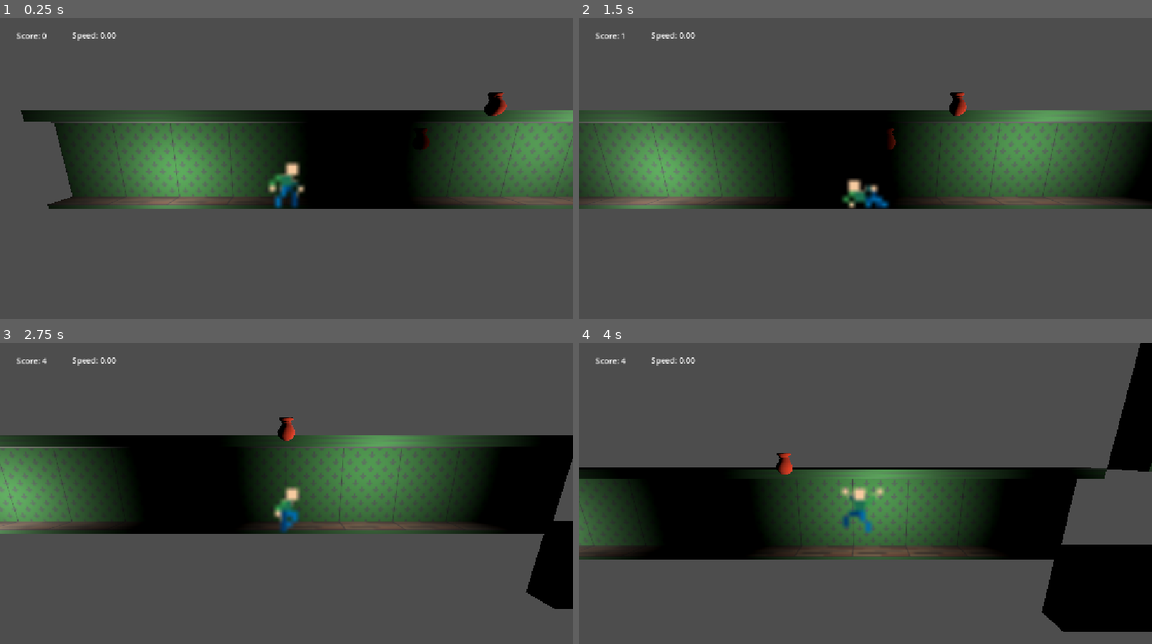
Above: before the commit, frames 1-4 (two rows, left to right).
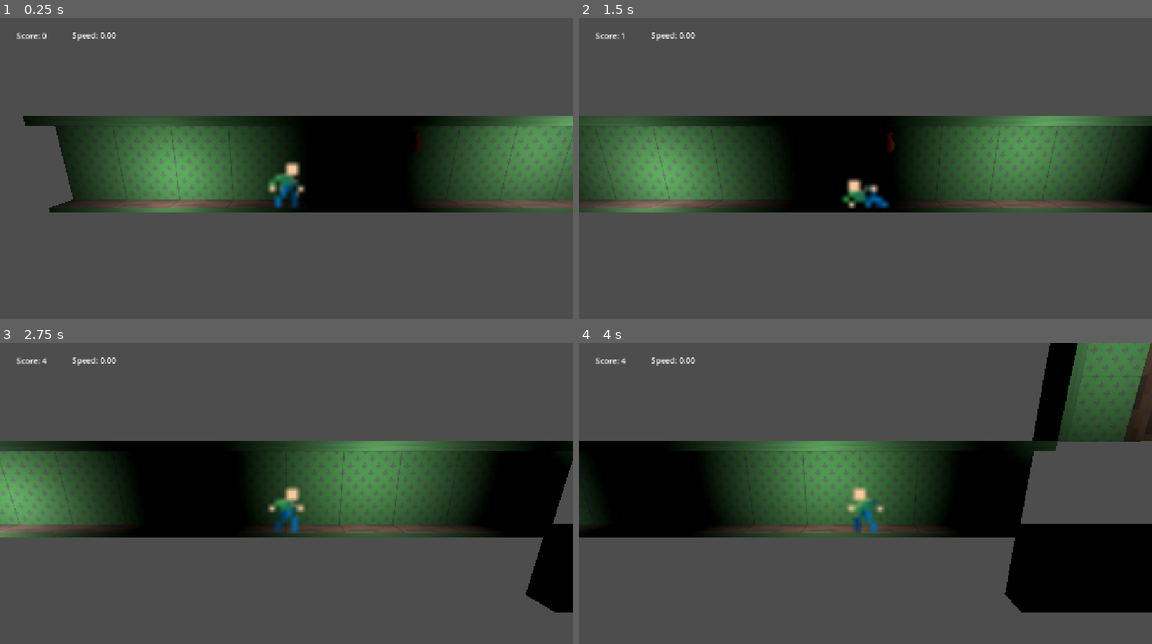
Above: after the commit, the same moments.

Repository: jinsato0422/haunted-mansion
Game: Godot game, scene res://Scenes/Game.tscn
Two runs of this game, one before a commit and one after it. Both use one fixed random seed, a clock stepped at 60 frames per second and the inputs below. Before the commit the project starts from res://Scenes/main_side.tscn.
Inputs:
- Up to frame 1 (0.25 s): no input
- Up to frame 2 (1.5 s): tap Enter at 0.5 s; hold D (move_right) 0.53-1.28 s; hold Space (jump) 0.53-1.28 s; hold S (down) from 1.28 s (still down); tap Ctrl (grab) at 1.35 s
- Up to frame 3 (2.75 s): tap Space (jump) at 1.52, 1.55, 1.82 s; release S (down) at 2.03 s; hold D (move_right) from 2.03 s (still down); hold Space (jump) from 2.03 s (still down); tap E (interact) at 2.1 s
- Up to frame 4 (4 s): release Space (jump) at 2.78 s; tap Shift (run) at 2.85 s; tap Space (jump) at 3.02, 3.05, 3.32 s; release D (move_right) at 3.53 s; hold A (move_left) from 3.53 s (still down); hold Space (jump) from 3.53 s (still down)

The runs differ from the first frame. In frame 1, 5.6% of the frame differs, in the area x 3-100%, y 24-65%; in frame 2, 6.0%; in frame 3, 5.9%; in frame 4, 35%, in the area x 0-100%, y 0-96%.

Commit message:
Made wall jumpinwork

Diff:
--- a/Assets/3D/sm_hall_8m_collider.tscn
+++ b/Assets/3D/sm_hall_8m_collider.tscn
@@ -4,7 +4,7 @@
 [ext_resource type="Material" uid="uid://bbhwlk4wp81kw" path="res://Assets/Materials/M_hall.tres" id="2_lveg6"]
 
 [sub_resource type="BoxShape3D" id="BoxShape3D_770x4"]
-size = Vector3(7.9676514, 1, 1)
+size = Vector3(7.9676514, 0.2993164, 2.6004639)
 
 [node name="SM_Hall_8M" unique_id=2042900114 instance=ExtResource("1_t662k")]
 
@@ -12,11 +12,12 @@
 material_override = ExtResource("2_lveg6")
 
 [node name="StaticBody3D" type="StaticBody3D" parent="Hall_grp/SM_Hall_8M" index="0" unique_id=204596262]
+transform = Transform3D(1, 0, 0, 0, 1, 0, 0, 0, 1, 0.0038545132, 0, -0.03435397)
 collision_layer = 3
 collision_mask = 3
 
 [node name="CollisionShape3D" type="CollisionShape3D" parent="Hall_grp/SM_Hall_8M/StaticBody3D" index="0" unique_id=1852578018]
-transform = Transform3D(1, 0, 0, 0, 0.2, 0, 0, 0, 1, 3.984314, -0.098523974, 0.33899117)
+transform = Transform3D(1, 0, 0, 0, 1, 0, 0, 0, 1, 3.984314, -0.067640185, 0.3737347)
 shape = SubResource("BoxShape3D_770x4")
 
 [node name="StaticBody3D2" type="StaticBody3D" parent="Hall_grp/SM_Hall_8M" index="1" unique_id=209104599]
@@ -26,5 +27,5 @@
 
 [node name="CollisionShape3D" type="CollisionShape3D" parent="Hall_grp/SM_Hall_8M/StaticBody3D2" index="0" unique_id=1745723831]
 process_mode = 3
-transform = Transform3D(1, 0, 0, 0, 0.2, 0, 0, 0, 1, 3.984314, -0.098523974, 0.33899117)
+transform = Transform3D(1, 0, 0, 0, 1, 0, 0, 0, 1, 3.984314, -0.17848301, 0.33899117)
 shape = SubResource("BoxShape3D_770x4")
--- /dev/null
+++ b/Scenes/Game.tscn
@@ -0,0 +1,82 @@
+[gd_scene format=3 uid="uid://u35iux1evwfo"]
+
+[ext_resource type="Script" uid="uid://cb8idit8seqwh" path="res://Scripts/main_side.gd" id="1_7lihs"]
+[ext_resource type="PackedScene" uid="uid://byl4pywlkquac" path="res://Scenes/ghost.tscn" id="2_fgofq"]
+[ext_resource type="PackedScene" uid="uid://0wdgmqfou2gp" path="res://Scenes/player.tscn" id="3_2irst"]
+[ext_resource type="PackedScene" uid="uid://bheme71kyujx6" path="res://treasure.tscn" id="4_bf53h"]
+[ext_resource type="PackedScene" uid="uid://c1hh734lrbs6f" path="res://Assets/3D/sm_hall_8m_collider.tscn" id="5_71axn"]
+[ext_resource type="PackedScene" uid="uid://cambo0qm4fntl" path="res://Scenes/light.tscn" id="6_dahhg"]
+
+[node name="Game" type="Node3D" unique_id=1572557826]
+script = ExtResource("1_7lihs")
+monster_scene = ExtResource("2_fgofq")
+
+[node name="Player" parent="." unique_id=896234555 instance=ExtResource("3_2irst")]
+transform = Transform3D(1, 0, 0, 0, 1, 0, 0, 0, 1, 0, 1.4313011, 0)
+
+[node name="OmniLight3D" type="OmniLight3D" parent="." unique_id=855183779]
+transform = Transform3D(1, 0, 0, 0, 1, 0, 0, 0, 1, 0, 5, 6)
+
+[node name="Treasure" type="Node3D" parent="." unique_id=145513409]
+transform = Transform3D(1, 0, 0, 0, 1, 0, 0, 0, 1, 0, 1.4313011, 0)
+
+[node name="Treasure" parent="Treasure" unique_id=2056213325 instance=ExtResource("4_bf53h")]
+transform = Transform3D(1, 0, 0, 0, 1, 0, 0, 0, 1, 2, -0.43130112, -0.35237122)
+
+[node name="Treasure2" parent="Treasure" unique_id=510207290 instance=ExtResource("4_bf53h")]
+transform = Transform3D(1, 0, 0, 0, 1, 0, 0, 0, 1, 4, 0.6686988, -0.35)
+treasure_type = 1
+
+[node name="Treasure3" parent="Treasure" unique_id=298225106 instance=ExtResource("4_bf53h")]
+transform = Transform3D(1, 0, 0, 0, 1, 0, 0, 0, 1, 17.312439, 7.8614044, -0.35)
+treasure_type = 2
+
+[node name="HUD" type="CanvasLayer" parent="." unique_id=361460300]
+
+[node name="ScoreLabel" type="Label" parent="HUD" unique_id=321510559]
+offset_left = 33.0
+offset_top = 24.0
+offset_right = 73.0
+offset_bottom = 47.0
+text = "Score: 0"
+
+[node name="SpeedLabel" type="Label" parent="HUD" unique_id=807278840]
+offset_left = 145.0
+offset_top = 23.0
+offset_right = 185.0
+offset_bottom = 46.0
+text = "Speed: 5"
+
+[node name="GhostSpawn" type="Marker3D" parent="." unique_id=986402798]
+transform = Transform3D(1, 0, 0, 0, 1, 0, 0, 0, 1, 7, 1, 0)
+
+[node name="SM_Hall_8M" parent="." unique_id=2042900114 instance=ExtResource("5_71axn")]
+transform = Transform3D(1, 0, 0, 0, 1, 0, 0, 0, 1, -8, 0, -1)
+
+[node name="SM_Hall_8M2" parent="." unique_id=663008911 instance=ExtResource("5_71axn")]
+transform = Transform3D(-4.371139e-08, -1, 0, 1, -4.371139e-08, 0, 0, 0, 1, 19, 3, -1)
+
+[node name="Light" parent="." unique_id=1034226516 instance=ExtResource("6_dahhg")]
+transform = Transform3D(1, 0, 0, 0, 1, 0, 0, 0, 1, 8.879162, 2.0266151, 1.4965367)
+
+[node name="SM_Hall_8M3" parent="." unique_id=1454369697 instance=ExtResource("5_71axn")]
+transform = Transform3D(1, 0, 0, 0, 1, 0, 0, 0, 1, 0, 0, -1)
+
+[node name="SM_Hall_8M4" parent="." unique_id=1617980209 instance=ExtResource("5_71axn")]
+transform = Transform3D(1, 0, 0, 0, 1, 0, 0, 0, 1, 8, 0, -1)
+
+[node name="SM_Hall_8M5" parent="." unique_id=570333797 instance=ExtResource("5_71axn")]
+transform = Transform3D(1, 0, 0, 0, 1, 0, 0, 0, 1, 16, -3, -1)
+
+[node name="Light2" parent="." unique_id=440837327 instance=ExtResource("6_dahhg")]
+transform = Transform3D(1, 0, 0, 0, 1, 0, 0, 0, 1, -4, 1, 1)
+
+[node name="Light3" parent="." unique_id=2093226375 instance=ExtResource("6_dahhg")]
+transform = Transform3D(1, 0, 0, 0, 1, 0, 0, 0, 1, 18, 6, 2)
+
+[connection signal="collected" from="Treasure/Treasure" to="." method="_on_treasure_collected"]
+[connection signal="collected" from="Treasure/Treasure2" to="." method="_on_treasure_collected"]
+[connection signal="collected" from="Treasure/Treasure3" to="." method="_on_treasure_collected"]
+
+[editable path="Treasure/Treasure2"]
+[editable path="Treasure/Treasure3"]
--- a/Scenes/main_side.tscn
+++ /dev/null
@@ -1,79 +0,0 @@
-[gd_scene format=3 uid="uid://u35iux1evwfo"]
-
-[ext_resource type="Script" uid="uid://cb8idit8seqwh" path="res://Scripts/main_side.gd" id="1_0clfa"]
-[ext_resource type="PackedScene" uid="uid://byl4pywlkquac" path="res://Scenes/ghost.tscn" id="2_ucghm"]
-[ext_resource type="PackedScene" uid="uid://0wdgmqfou2gp" path="res://Scenes/player.tscn" id="3_rltmn"]
-[ext_resource type="PackedScene" uid="uid://bheme71kyujx6" path="res://treasure.tscn" id="4_yfthy"]
-[ext_resource type="PackedScene" uid="uid://c1hh734lrbs6f" path="res://Assets/3D/sm_hall_8m_collider.tscn" id="5_ucghm"]
-[ext_resource type="PackedScene" uid="uid://cambo0qm4fntl" path="res://Scenes/light.tscn" id="7_yfthy"]
-
-[node name="MainSide" type="Node3D" unique_id=1572557826]
-script = ExtResource("1_0clfa")
-monster_scene = ExtResource("2_ucghm")
-
-[node name="Player" parent="." unique_id=896234555 instance=ExtResource("3_rltmn")]
-transform = Transform3D(1, 0, 0, 0, 1, 0, 0, 0, 1, 0, 1.154901, 0)
-
-[node name="OmniLight3D" type="OmniLight3D" parent="." unique_id=855183779]
-transform = Transform3D(1, 0, 0, 0, 1, 0, 0, 0, 1, 0, 5, 6)
-
-[node name="Treasure" parent="." unique_id=2056213325 instance=ExtResource("4_yfthy")]
-transform = Transform3D(1, 0, 0, 0, 1, 0, 0, 0, 1, 2, 1, 0)
-
-[node name="Treasure2" parent="." unique_id=510207290 instance=ExtResource("4_yfthy")]
-transform = Transform3D(1, 0, 0, 0, 1, 0, 0, 0, 1, 4, 2.1, 0)
-treasure_type = 1
-
-[node name="Treasure3" parent="." unique_id=298225106 instance=ExtResource("4_yfthy")]
-transform = Transform3D(1, 0, 0, 0, 1, 0, 0, 0, 1, 6, 3.1, 0)
-treasure_type = 2
-
-[node name="HUD" type="CanvasLayer" parent="." unique_id=361460300]
-
-[node name="ScoreLabel" type="Label" parent="HUD" unique_id=321510559]
-offset_left = 33.0
-offset_top = 24.0
-offset_right = 73.0
-offset_bottom = 47.0
-text = "Score: 0"
-
-[node name="SpeedLabel" type="Label" parent="HUD" unique_id=807278840]
-offset_left = 145.0
-offset_top = 23.0
-offset_right = 185.0
-offset_bottom = 46.0
-text = "Speed: 5"
-
-[node name="GhostSpawn" type="Marker3D" parent="." unique_id=986402798]
-transform = Transform3D(1, 0, 0, 0, 1, 0, 0, 0, 1, 7, 1, 0)
-
-[node name="SM_Hall_8M" parent="." unique_id=2042900114 instance=ExtResource("5_ucghm")]
-transform = Transform3D(1, 0, 0, 0, 1, 0, 0, 0, 1, -8, 0, -1)
-
-[node name="SM_Hall_8M2" parent="." unique_id=663008911 instance=ExtResource("5_ucghm")]
-transform = Transform3D(-4.371139e-08, -1, 0, 1, -4.371139e-08, 0, 0, 0, 1, 19, 3, 0)
-
-[node name="Light" parent="." unique_id=1034226516 instance=ExtResource("7_yfthy")]
-transform = Transform3D(1, 0, 0, 0, 1, 0, 0, 0, 1, 8.879162, 2.0266151, 1.4965367)
-
-[node name="SM_Hall_8M3" parent="." unique_id=1454369697 instance=ExtResource("5_ucghm")]
-transform = Transform3D(1, 0, 0, 0, 1, 0, 0, 0, 1, 0, 0, -1)
-
-[node name="SM_Hall_8M4" parent="." unique_id=1617980209 instance=ExtResource("5_ucghm")]
-transform = Transform3D(1, 0, 0, 0, 1, 0, 0, 0, 1, 8, 0, -1)
-
-[node name="SM_Hall_8M5" parent="." unique_id=570333797 instance=ExtResource("5_ucghm")]
-transform = Transform3D(1, 0, 0, 0, 1, 0, 0, 0, 1, 16, -3, -1)
-
-[node name="Light2" parent="." unique_id=440837327 instance=ExtResource("7_yfthy")]
-transform = Transform3D(1, 0, 0, 0, 1, 0, 0, 0, 1, -4, 1, 1)
-
-[node name="Light3" parent="." unique_id=2093226375 instance=ExtResource("7_yfthy")]
-transform = Transform3D(1, 0, 0, 0, 1, 0, 0, 0, 1, 18, 6, 3)
-
-[connection signal="collected" from="Treasure" to="." method="_on_treasure_collected"]
-[connection signal="collected" from="Treasure2" to="." method="_on_treasure_collected"]
-[connection signal="collected" from="Treasure3" to="." method="_on_treasure_collected"]
-
-[editable path="Treasure2"]
-[editable path="Treasure3"]
--- a/Scenes/player.tscn
+++ b/Scenes/player.tscn
@@ -4,7 +4,7 @@
 [ext_resource type="Texture2D" uid="uid://c3xe8ct87g2x3" path="res://Assets/8-player.png" id="2_onrkg"]
 
 [sub_resource type="CapsuleShape3D" id="CapsuleShape3D_4mssf"]
-radius = 0.35
+radius = 0.37060547
 height = 1.6
 
 [sub_resource type="SphereShape3D" id="SphereShape3D_ir4nge"]
@@ -224,21 +224,24 @@
 [node name="Camera3D" type="Camera3D" parent="." unique_id=1823546937]
 transform = Transform3D(1, 0, 0, 0, 0.97199607, 0.23499715, 0, -0.23499715, 0.97199607, 0, 1.7359571, 6.488817)
 
-[node name="WallCasts" type="Node" parent="." unique_id=1185566935]
-
-[node name="UpperLeft" type="RayCast3D" parent="WallCasts" unique_id=1435161916]
-process_mode = 3
-transform = Transform3D(1.3, 0, 0, 0, 1.3, 0, 0, 0, 1.3, 0, 0.48216015, 0)
+[node name="WallCasts" type="Node3D" parent="." unique_id=1130365945]
+
+[node name="UpperRight" type="RayCast3D" parent="WallCasts" unique_id=440800078]
+transform = Transform3D(1, 0, 0, 0, 1, 0, 0, 0, 1, 0, 0.5341475, 0)
+target_position = Vector3(0.5, 0, 0)
+collision_mask = 2
+
+[node name="UpperLeft" type="RayCast3D" parent="WallCasts" unique_id=550269556]
+transform = Transform3D(1, 0, 0, 0, 1, 0, 0, 0, 1, 0, 0.5341475, 0)
 target_position = Vector3(-0.5, 0, 0)
-
-[node name="UpperRight" type="RayCast3D" parent="WallCasts" unique_id=1919129760]
-transform = Transform3D(1.3, 0, 0, 0, 1.3, 0, 0, 0, 1.3, 0, 0.48530453, 0)
+collision_mask = 2
+
+[node name="LowerRight" type="RayCast3D" parent="WallCasts" unique_id=187982215]
+transform = Transform3D(1, 0, 0, 0, 1, 0, 0, 0, 1, 0, -0.61725694, 0)
 target_position = Vector3(0.5, 0, 0)
-
-[node name="LowerLeft" type="RayCast3D" parent="WallCasts" unique_id=1238113913]
-transform = Transform3D(1.3000002, 0, -1.1920929e-07, 0, 1.2999998, 0, 1.1920929e-07, 0, 1.3000002, 0, -0.4992779, 0)
+collision_mask = 2
+
+[node name="LowerLeft" type="RayCast3D" parent="WallCasts" unique_id=1631209617]
+transform = Transform3D(1, 0, 0, 0, 1, 0, 0, 0, 1, 0, -0.6141493, 0)
 target_position = Vector3(-0.5, 0, 0)
-
-[node name="LowerRight" type="RayCast3D" parent="WallCasts" unique_id=2138941525]
-transform = Transform3D(1.3, 0, 0, 0, 1.3, 0, 0, 0, 1.3, 0, -0.49877065, 0)
-target_position = Vector3(0.5, 0, 0)
+collision_mask = 2
--- a/Scripts/player.gd
+++ b/Scripts/player.gd
@@ -163,7 +163,7 @@
 		velocity.y = 0.0
 
 func check_if_out_of_bounds():
-	if abs(position.y) >= 300.0 or abs(position.x) >= 300.0:
+	if position.y < -15.0:
 		reset_player()
 
 # STATE MACHINE
@@ -256,7 +256,11 @@
 func jump_state(delta: float) -> void:
 	is_wall_sliding = check_wall_slide()
 
-
+	'if not is_wall_sliding:
+		if direction == -1:
+			animated_sprite.flip_h = true
+		elif direction == 1:
+			animated_sprite.flip_h = false'
 
 	if is_wall_sliding:
 		animated_sprite.play("wall_slide")
@@ -399,32 +403,32 @@
 
 # WALL SLIDE
 
-func check_wall_slide() -> bool:
+'func check_wall_slide() -> bool:
 	wall_jump_direction = 0
-	if upper_right.is_colliding():
-		print("UR hit: ", upper_right.get_collider())
-
-	if lower_right.is_colliding():
-		print("LR hit: ", lower_right.get_collider())
-
-	if upper_left.is_colliding():
-		print("UL hit: ", upper_left.get_collider())
-
-	if lower_left.is_colliding():
-		print("LL hit: ", lower_left.get_collider())
 
 	# Right wall -> jump left.
 	if upper_right.is_colliding() or lower_right.is_colliding():
-		print("yayah")
 		wall_jump_direction = -1
 		return true
 
 	# Left wall -> jump right.
 	if upper_left.is_colliding() or lower_left.is_colliding():
-		print("yayah")
 		wall_jump_direction = 1
 		return true
 
+	return false'
+
+func check_wall_slide():
+	if $WallCasts/UpperRight.is_colliding() or $WallCasts/LowerRight.is_colliding():
+		animated_sprite.play("wall_slide")
+		animated_sprite.flip_h = true
+		wall_jump_direction = -1
+		return true
+	if $WallCasts/UpperLeft.is_colliding() or $WallCasts/LowerLeft.is_colliding():
+		animated_sprite.play("wall_slide")
+		animated_sprite.flip_h = false
+		wall_jump_direction = 1
+		return true
 	return false
 
 
--- a/treasure.tscn
+++ b/treasure.tscn
@@ -19,6 +19,7 @@
 
 [node name="CPUParticles3D" type="CPUParticles3D" parent="." unique_id=1334332930]
 transform = Transform3D(1, 0, 0, 0, 1, 0, 0, 0, 1, 0, 0, 0.020817876)
+visible = false
 material_override = SubResource("StandardMaterial3D_2unnm")
 amount = 21
 speed_scale = 2.3
